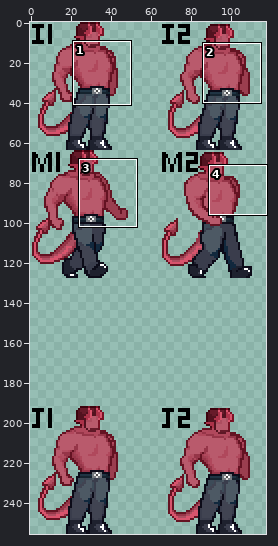
Edited in one commit: sprite sheet (Assets/Character.png). Above: a wide view before the commit, with the close-up outlined.
Close-up. As it was:
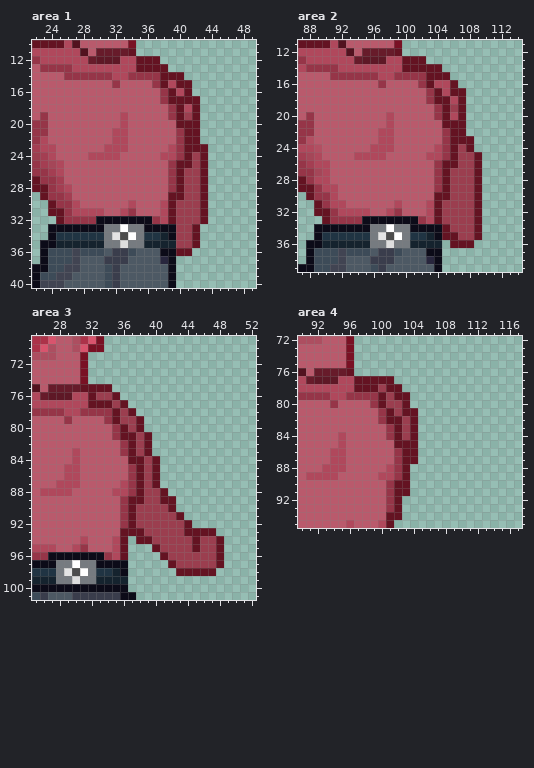
The file is 128x256 pixels. Colours within 5 levels of each other are drawn and written as one. Shown: area 1: x 22..49, y 10..40; area 2: x 87..114, y 11..39; area 3: x 25..52, y 69..101; area 4: x 90..117, y 72..95. The wide view leaves out empty margins. The commit also changed other parts of the picture, which this record leaves out.
The result:
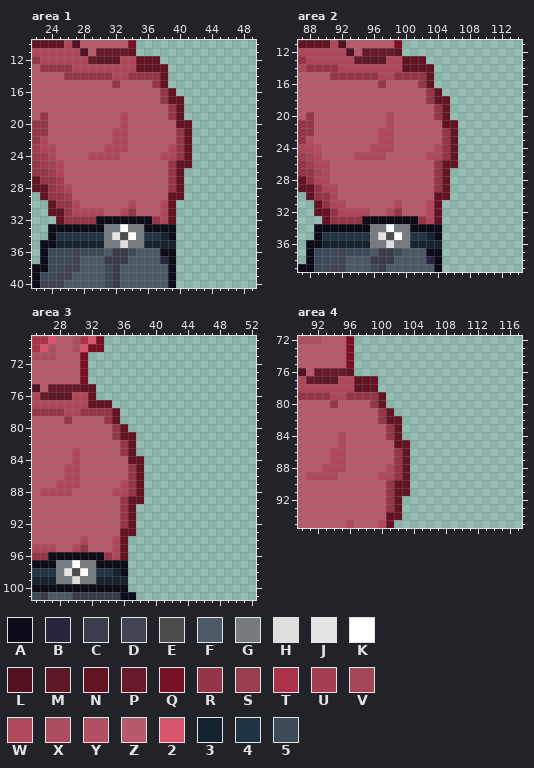
Palette (. is transparent): A #0c0b18  B #28263d  C #3a3d4c  D #414452  E #4c4c4c  F #4d5964  G #767b80  H #dedede  J #e4e4e4  K #ffffff  L #52121f  M #5e1826  N #641322  P #671b2a  Q #791124  R #963548  S #9b3e4f  T #ac3249  U #a43e52  V #a54658  W #b0485c  X #ad4e60  Y #b34f62  Z #b95a6c  2 #d8546d  3 #15232e  4 #203443  5 #3d4b58
Edits made:
Area 1:
The edit erases colour N in row 14 at x 39 to 40; in row 15 at x 40 to 41; in row 16 at x 41; in row 17 at x 41 to 42; in rows 18 to 22 at x 42; in row 23 at x 42 to 43.
The edit erases colour N in rows 24 to 32 at x 43; in rows 33 to 35 at x 42; in row 36 at x 40 to 41.
The edit erases colour S in row 19 at x 41; in rows 24 to 25 at x 42; in rows 26 to 29 at x 41 to 42; in rows 30 to 32 at x 40 to 42; in rows 33 to 35 at x 40 to 41.
The edit erases colour W in row 15 at x 39; in row 16 at x 40; in row 18 at x 41.
Area 2:
The edit erases colour N in row 14 at x 104; in row 15 at x 104 to 105; in row 16 at x 106; in row 17 at x 106 to 107; in rows 18 to 22 at x 107; in row 23 at x 107 to 108.
The edit erases colour N in row 24 at x 108; in rows 25 to 33 at x 109; in row 34 at x 105 and 109; in row 35 at x 105 to 106 and 109; in row 36 at x 106 to 108.
The edit erases colour S in row 19 at x 106; in row 24 at x 107; in rows 25 to 26 at x 107 to 108; in rows 27 to 30 at x 106 to 108; in rows 31 to 33 at x 105 to 108; in row 34 at x 106 to 108.
The edit erases colour S in row 35 at x 107 to 108.
The edit erases colour W in row 16 at x 104 to 105; in row 17 at x 105; in row 18 at x 106; in row 20 at x 106.
Area 3:
The edit erases colour N in row 75 at x 33 to 34; in row 76 at x 35; in row 77 at x 36; in row 78 at x 37; in rows 79 to 80 at x 38; in rows 81 to 83 at x 39.
The edit erases colour N in rows 84 to 87 at x 40; in row 88 at x 41; in row 89 at x 41 to 42; in row 90 at x 42; in row 91 at x 43; in row 92 at x 44.
The edit erases colour N in row 93 at x 38 and 44 to 47; in row 94 at x 38 to 39, 45 and 48; in row 95 at x 40, 45 and 48; in row 96 at x 41 and 48; in row 97 at x 42 and 48; in row 98 at x 43 to 47.
The edit erases colour S in row 76 at x 33 to 34; in row 77 at x 35; in row 78 at x 36; in row 79 at x 36 to 37; in row 80 at x 37; in rows 81 to 83 at x 38.
The edit erases colour S in rows 84 to 87 at x 39; in rows 88 to 89 at x 39 to 40; in row 90 at x 38 to 41; in row 91 at x 38 to 42; in row 92 at x 38 to 43; in row 93 at x 39 to 43.
The edit erases colour S in row 94 at x 40 to 44 and 46 to 47; in row 95 at x 41 to 44 and 46 to 47; in row 96 at x 42 to 47; in row 97 at x 43 to 47.
Area 4:
The edit erases colour N in row 77 at x 100 to 101; in row 78 at x 101 to 102; in row 79 at x 102 to 103; in row 80 at x 103; in row 81 at x 103 to 104; in rows 82 to 87 at x 104.
The edit erases colour S in row 78 at x 100; in row 79 at x 101; in row 80 at x 101 to 102; in row 81 at x 102; in rows 82 to 84 at x 103.
Changed places in both close-ups, as pixel boxes (x1, y1, x2, y2):
erased: (168, 72, 208, 256)
erased: (434, 64, 482, 248)
erased: (96, 384, 224, 576)
erased: (378, 376, 418, 464)
